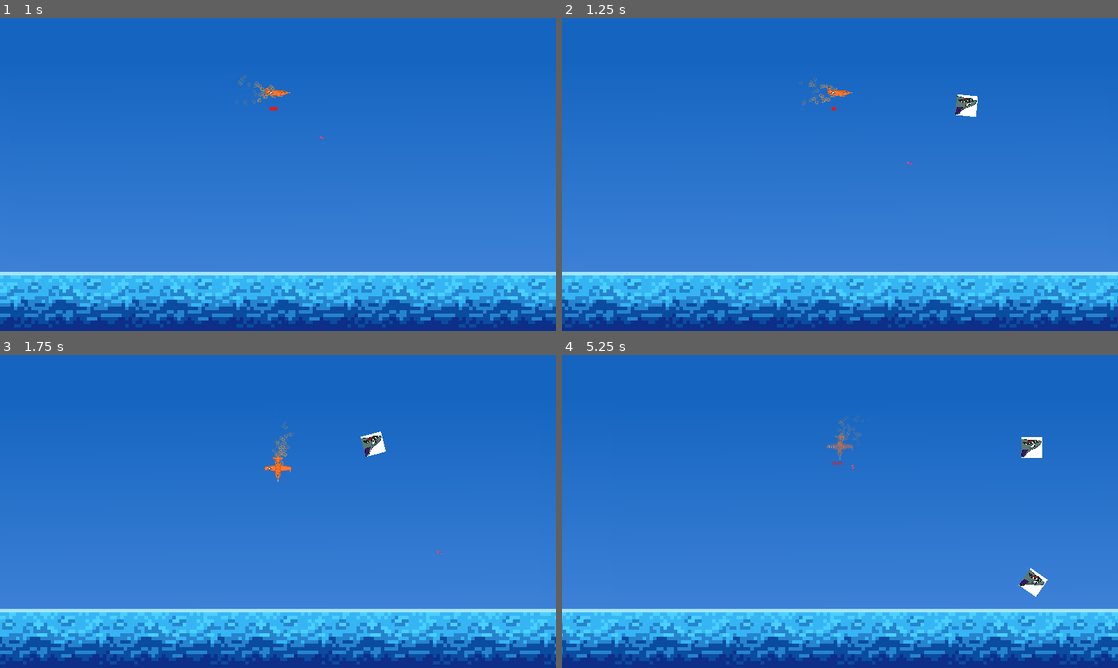
Above: before the commit, frames 1-4 (two rows, left to right).
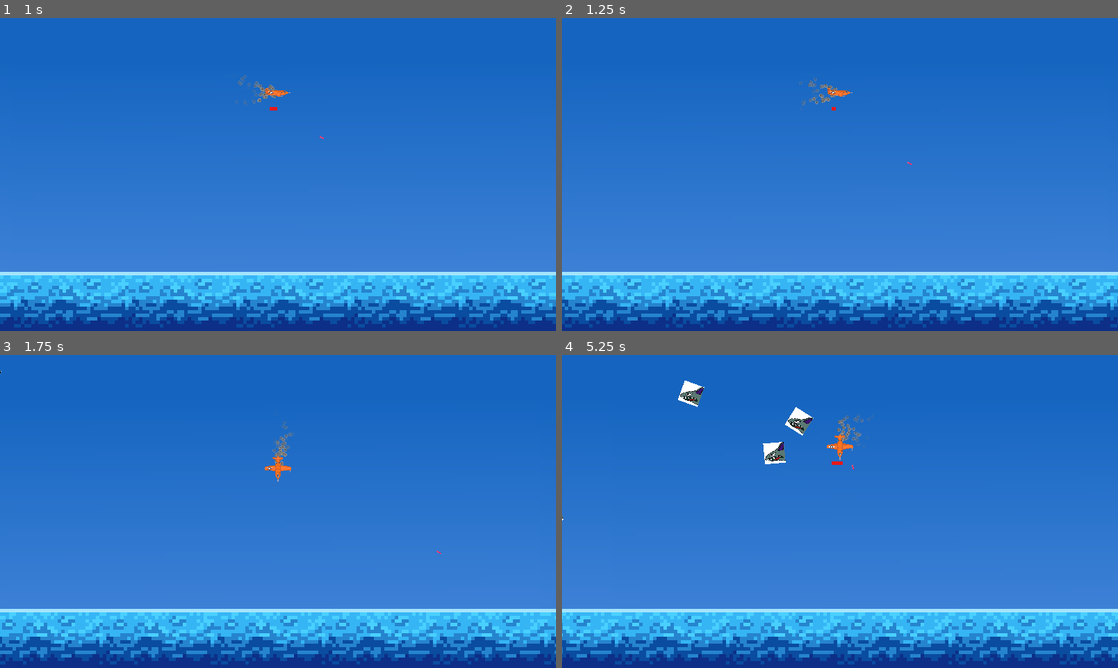
Above: after the commit, the same moments.

Repository: NOTsyrup/Plane-Game
Game: Godot game, scene res://Enemies/Main.tscn
Two runs of this game, one before a commit and one after it. Both use one fixed random seed, a clock stepped at 60 frames per second and the inputs below. The project has no main scene, so this scene is started directly.
Inputs (mouse positions are in pixels of both pictures, inside the frame that each line leads up to):
- Up to frame 1 (1 s): move the mouse to (400, 158) at 0.52 s; hold D (player_right) from 0.53 s (still down); hold Space (shoot) from 0.53 s (still down)
- Up to frame 2 (1.25 s): keep holding D (player_right); keep holding Space (shoot)
- Up to frame 3 (1.75 s): move the mouse to (166, 527) at 1.27 s; release D (player_right) at 1.28 s; release Space (shoot) at 1.28 s; hold S (player_down) from 1.28 s (still down); tap Space (shoot) at 1.35 s
- Up to frame 4 (5.25 s): move the mouse to (895, 442) at 2.02 s; release S (player_down) at 2.03 s; hold D (player_right) 2.03-2.78 s; hold Space (shoot) 2.03-2.78 s; move the mouse to (812, 574) at 2.77 s; hold W (player_up) 2.78-3.53 s; tap Space (shoot) at 2.85, 4.35 s; move the mouse to (1006, 558) at 3.52 s; hold Space (shoot) 3.53-4.28 s; hold A (player_left) 3.53-5.03 s; move the mouse to (673, 464) at 4.27 s; move the mouse to (867, 511) at 5.02 s; hold S (player_down) from 5.03 s (still down); hold Space (shoot) from 5.03 s (still down)

Frame 1 is identical in both runs. In frame 2, 0.2% of the frame differs, in the area x 70-75%, y 24-32%; in frame 3, 0.3%; in frame 4, 1.5%, in the area x 0-88%, y 8-78%.

Commit message:
Fixed enemy spawn just one more time

Diff:
--- a/Enemies/P-40/P-40 Enemy.gd
+++ b/Enemies/P-40/P-40 Enemy.gd
@@ -9,7 +9,12 @@
 
 # Called when the node enters the scene tree for the first time.
 func _ready():
-	position = get_tree().get_root().get_node("Main").Player.position + Vector2(rand_range(0, 1280), rand_range(0, 720))
+	randomize()
+	var random =round(rand_range(1, 2))
+	if random == 1:
+		position = Vector2(get_tree().get_root().get_node("Main").Player.position.x, 0) + Vector2(-700, rand_range(0, 720))
+	elif random == 2:
+		position = Vector2(get_tree().get_root().get_node("Main").Player.position.x, 0) + Vector2(700,  rand_range(0, 720))
 
 
 func _physics_process(delta):
